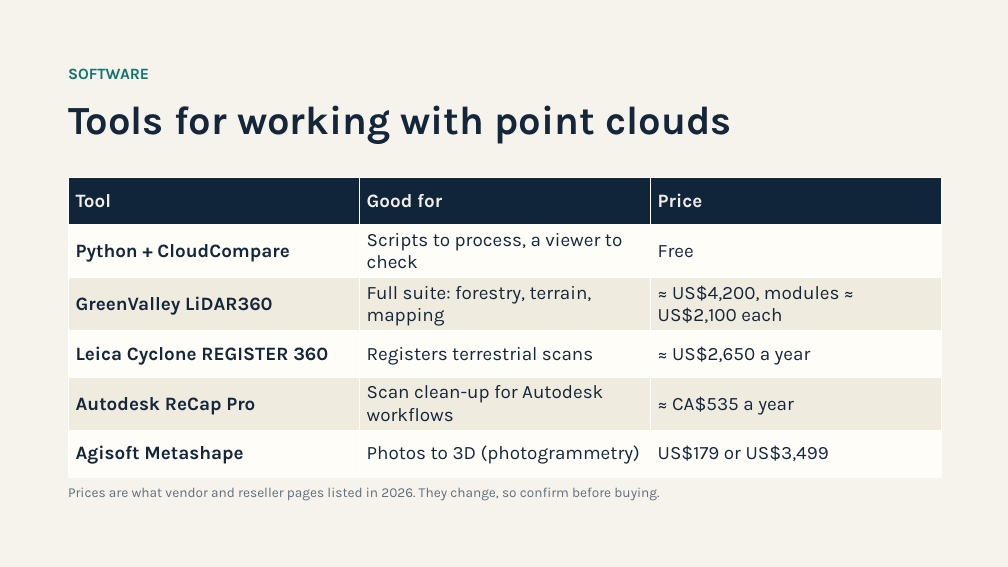
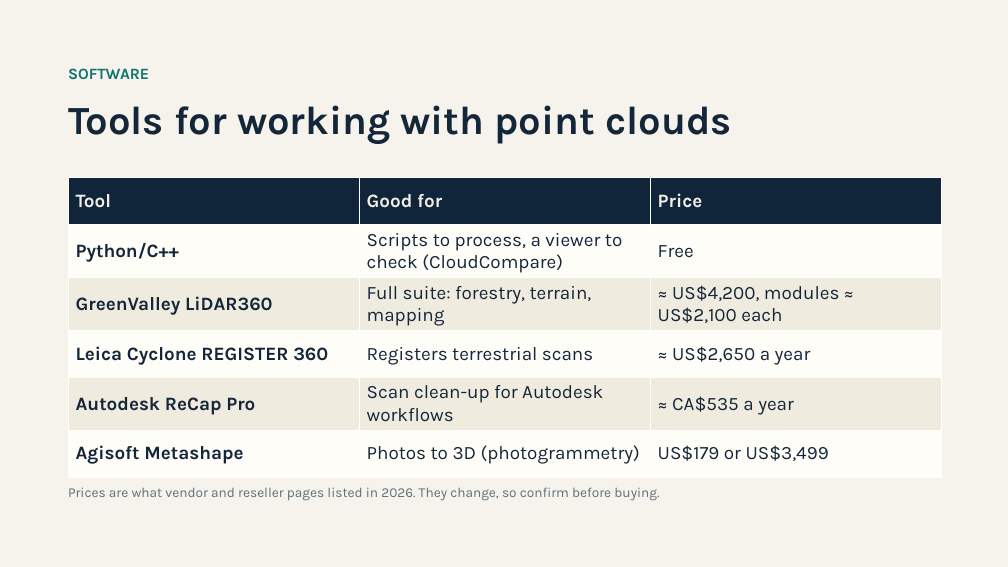
Before and after one commit to maninka123/lidar-learning-lab, a slide deck: slide 7 of presentation/LiDAR_Workshop_Slides.pptx (slide 9 before the commit). Drawn at 1008x567 pixels with LibreOffice and Linux fonts; fonts in the diff are those of the drawing. Boxes give left, top, right and bottom in pixels: in the first picture for what was removed or moved away, otherwise in the second. Text is boxed around its words. In the diff, an @@ line names an element or a change of style, - is before the commit and + after.

```diff
--- a/presentation/LiDAR_Workshop_Slides.pptx
+++ b/presentation/LiDAR_Workshop_Slides.pptx
@@ table at (x1=68, y1=178, x2=941, y2=483) @@
-row 2, column 1: Python + CloudCompare
+row 2, column 1: Python/C++
-row 2, column 2: Scripts to process, a viewer to check
+row 2, column 2: Scripts to process, a viewer to check (CloudCompare)
```
Also in this commit, not shown: 4 other slides changed, 3 slides added, 6 slides removed, 1 other file.
